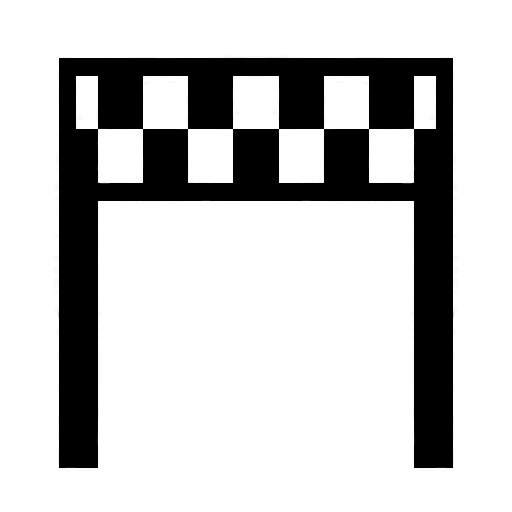
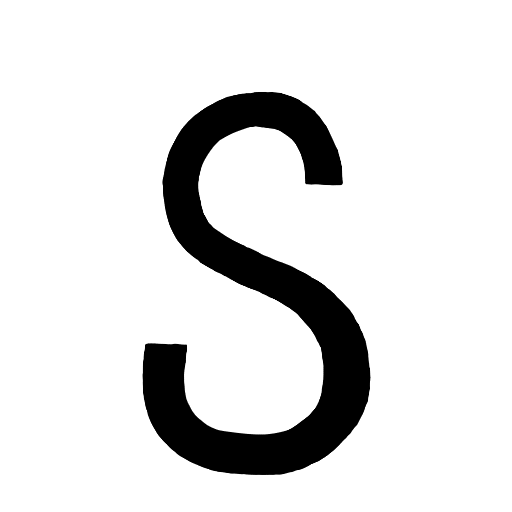
Layers edited between the first and the second 512×512 image:
painted on "CoinsEarned" over [left=64, top=64, right=448, bottom=475]
hid "AllSpells", painted on it over [left=64, top=55, right=459, bottom=475]
hid "AllBroomUpgrades", painted on it over [left=53, top=55, right=459, bottom=475]
hid "ObstacleCollisions", painted on it over [left=53, top=55, right=459, bottom=475]
hid "SpellsCasted", painted on it over [left=53, top=55, right=459, bottom=475]
hid "BonusesPickedUp", painted on it over [left=53, top=55, right=459, bottom=475]
hid "HoopsMissed", painted on it over [left=128, top=78, right=384, bottom=398]
hid "HoopsPassed", painted on it over [left=53, top=55, right=459, bottom=475]
hid "RacesGivenUp", painted on it over [left=128, top=192, right=384, bottom=448]
hid "RacesFinished", painted on it over [left=53, top=55, right=459, bottom=475]
